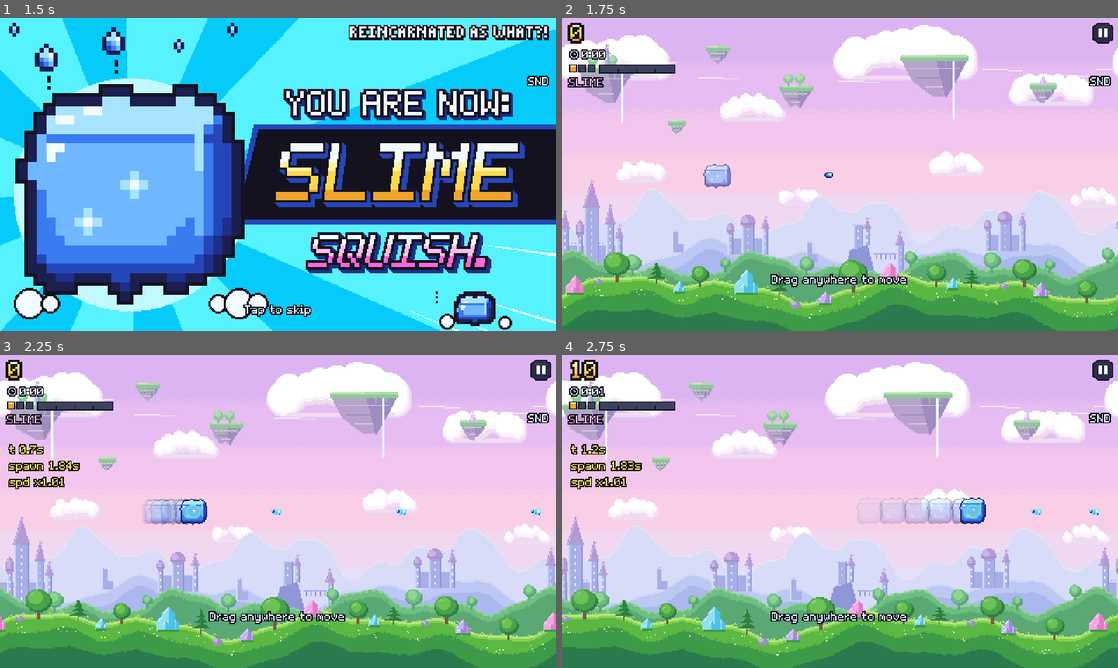
Above: before the commit, frames 1-4 (two rows, left to right).
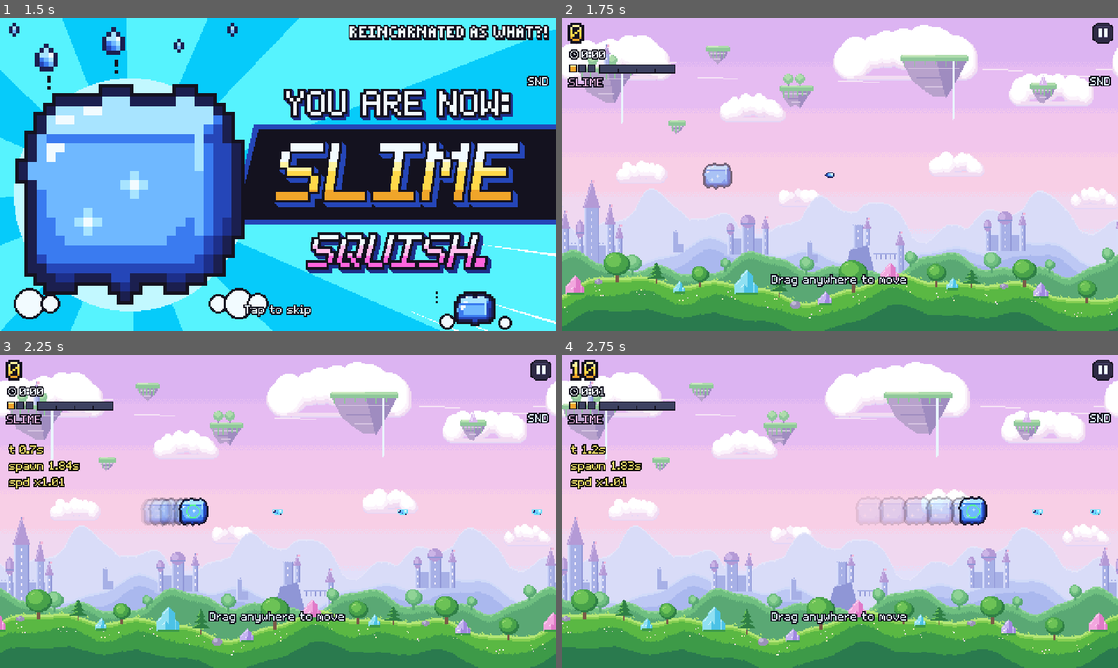
Above: after the commit, the same moments.

Repository: thongdo05/reincarnated-as-what
Game: Godot game, scene res://scenes/main.tscn
Same seed, same stepped clock (60 frames per second), same inputs: the game is played once before the commit and once after it.
Inputs (mouse positions are in pixels of both pictures, inside the frame that each line leads up to):
- Up to frame 1 (1.5 s): click "SND" at 0.5 s; click "OFF" at 1.25 s
- Up to frame 2 (1.75 s): no input
- Up to frame 3 (2.25 s): tap Enter at 2 s; move the mouse to (400, 495) at 2.02 s; hold D from 2.03 s (still down); tap H at 2.1 s; click (400, 495) at 2.17 s
- Up to frame 4 (2.75 s): keep holding D

Frame 1 is identical in both runs. In frame 2, less than 0.1% of the frame differs, in the area x 25-49%, y 46-55%; in frame 3, 0.3%; in frame 4, 0.3%, in the area x 56-97%, y 45-55%.

Commit message:
Ring player sprites so they separate from the pastel sky.
Batch 5 adds a 1 px outline on every player body, idle sheet, and form flash/rim, and redraws the split slimes at 18/22/26. Anchors move with the art. Full-form hitboxes stay on the pre-ring shapes. Split cores are 3.6 / 4.5 / 5.4. Death pops stay small through 34 px, and the split afterimage is 3 fainter copies.

Co-authored-by: thongdo05 <thongdo05@users.noreply.github.com>

Diff:
--- a/art/hitboxes.json
+++ b/art/hitboxes.json
@@ -12,10 +12,10 @@
     "hurt": [{ "type": "circle", "center": [0, 0], "r": 3.6 }]
   },
   "slime_small_r2.png": {
-    "hurt": [{ "type": "circle", "center": [0, 0], "r": 3.6 }]
+    "hurt": [{ "type": "circle", "center": [0, 0], "r": 4.5 }]
   },
   "slime_small_r3.png": {
-    "hurt": [{ "type": "circle", "center": [0, 0], "r": 3.6 }]
+    "hurt": [{ "type": "circle", "center": [0, 0], "r": 5.4 }]
   },
   "goblin_r1.png": {
     "hurt": [{ "type": "circle", "center": [1, 4], "r": 4.6 }]
--- a/scripts/art_library.gd
+++ b/scripts/art_library.gd
@@ -80,8 +80,14 @@
 
 ## Circle radius whose diameter is pct of the average art-box side.
 ## pct stays inside 0.50-0.65 so the hitbox is smaller than the sprite.
+## Ringed player forms store was_art_bbox. A radius taken from the box uses
+## that pre-ring measurement, so the outline does not change the result.
 static func radius_for(file_name: String, pct: float) -> float:
+	var data := entry(file_name)
 	var box := art_bbox(file_name)
+	if data.has("was_art_bbox"):
+		var old: Array = data["was_art_bbox"]
+		box = Vector2(float(old[0]), float(old[1]))
 	var band := clampf(pct, 0.50, 0.65)
 	return band * (box.x + box.y) * 0.25
 
--- a/scripts/fx_timeline.gd
+++ b/scripts/fx_timeline.gd
@@ -30,8 +30,12 @@
 		return "tease"
 	return "card"
 
+## The readability ring adds 2 px. 34 keeps slime r3, and cat r3 when the
+## frame size is used instead of art_bbox, on the small pop they had before.
+const POP_LARGE_ABOVE := 34.0
+
 static func pop_file(box: Vector2) -> String:
-	if maxf(box.x, box.y) > 32.0:
+	if maxf(box.x, box.y) > POP_LARGE_ABOVE:
 		return "fx/fx_death_pop_l.png"
 	return "fx/fx_death_pop_s.png"
 
--- a/scripts/player_ship.gd
+++ b/scripts/player_ship.gd
@@ -34,6 +34,15 @@
 
 const REGROW_SECONDS := 15.0
 
+## Afterimages behind a moving slime. The split body is small on the pastel
+## sky, so it keeps fewer, fainter copies than the full form.
+const TRAIL_COPIES := 5
+const TRAIL_ALPHA_FAR := 0.10
+const TRAIL_ALPHA_NEAR := 0.38
+const SPLIT_TRAIL_COPIES := 3
+const SPLIT_TRAIL_ALPHA_FAR := 0.08
+const SPLIT_TRAIL_ALPHA_NEAR := 0.25
+
 func setup(id: int, start: Vector2) -> void:
 	form_id = id
 	position = start
@@ -142,8 +151,7 @@
 		return
 	_trail_timer = 0.045
 	_trail.push_front(position)
-	while _trail.size() > 5:
-		_trail.pop_back()
+	_trim_trail()
 
 func set_rank(index: int) -> void:
 	rank_index = index
@@ -202,12 +210,29 @@
 	var size := tex.get_size() * 2.0
 	draw_texture_rect(tex, Rect2(Vector2(-size.x * 0.5, -60.0), size), false)
 
+func _trail_copies() -> int:
+	return SPLIT_TRAIL_COPIES if small else TRAIL_COPIES
+
+func _trail_alpha(age_index: int) -> float:
+	var copies := _trail_copies()
+	var far := SPLIT_TRAIL_ALPHA_FAR if small else TRAIL_ALPHA_FAR
+	var near := SPLIT_TRAIL_ALPHA_NEAR if small else TRAIL_ALPHA_NEAR
+	if copies <= 1:
+		return near
+	return lerpf(far, near, float(age_index) / float(copies - 1))
+
+func _trim_trail() -> void:
+	var copies := _trail_copies()
+	while _trail.size() > copies:
+		_trail.pop_back()
+
 func _draw_body(file: String) -> void:
 	if form_id == FormCatalog.Id.SLIME:
+		_trim_trail()
 		var i := _trail.size()
 		for point in _trail:
 			i -= 1
-			var tint := Color(1, 1, 1, 0.10 + 0.07 * float(i))
+			var tint := Color(1, 1, 1, _trail_alpha(i))
 			ArtLibrary.draw_loop(self, file, _wobble, point - position, tint)
 	ArtLibrary.draw_loop(self, file, _wobble)
 
--- a/tests/smoke.gd
+++ b/tests/smoke.gd
@@ -280,6 +280,13 @@
 		if absf(got.x - float(anchor[0])) > 0.01 or absf(got.y - float(anchor[1])) > 0.01:
 			push_error("anchor mismatch for %s" % file_name)
 			failed += 1
+		var category := str(entry.get("category", ""))
+		if category == "player_form" or category == "player_form_split" or category == "fx_form_overlay":
+			var tex := ArtLibrary.texture(file_name)
+			var size: Array = entry["size"]
+			if tex == null or tex.get_width() != int(size[0]) or tex.get_height() != int(size[1]):
+				push_error("%s did not import at its manifest size" % file_name)
+				failed += 1
 	for parked in ["vending_machine_r1.png", "vending_machine_r3.png", "cat_r2.png", "demon_lord_r1.png", "demon_lord_r3.png"]:
 		if not ArtLibrary.has_file(parked):
 			push_error("parked form art missing: %s" % parked)
@@ -326,6 +333,11 @@
 					failed += 1
 	if FormCatalog.core_radius(FormCatalog.Id.SLIME, 0, false) <= FormCatalog.core_radius(FormCatalog.Id.GOBLIN, 0, false):
 		push_error("slime's hitbox should stay larger than the goblin's")
+		failed += 1
+	var kept := ArtLibrary.radius_for("vending_machine_r1.png", 0.62)
+	var from_old := 0.62 * (23.0 + 40.0) * 0.25
+	if absf(kept - from_old) > 0.01:
+		push_error("a radius taken from art_bbox should stay on the pre-ring box")
 		failed += 1
 	var wolf := SpawnDirector.body_radius(SpawnDirector.WOLF)
 	var eye := SpawnDirector.body_radius(SpawnDirector.EYE)
@@ -718,6 +730,11 @@
 	for rank in 3:
 		var slime_r := HitLibrary.max_part_radius(str(FormCatalog.rank_spec(FormCatalog.Id.SLIME, rank)["sprite"]), "hurt")
 		var goblin_r := HitLibrary.max_part_radius(str(FormCatalog.rank_spec(FormCatalog.Id.GOBLIN, rank)["sprite"]), "hurt")
+		var full_expect: float = [5.5, 6.4, 7.3][rank]
+		var goblin_expect: float = [4.6, 5.2, 5.8][rank]
+		if absf(slime_r - full_expect) > 0.01 or absf(goblin_r - goblin_expect) > 0.01:
+			push_error("full-form cores should stay put (slime %s goblin %s)" % [slime_r, goblin_r])
+			failed += 1
 		if slime_r <= goblin_r:
 			push_error("the slime core should stay a bigger target than the goblin")
 			failed += 1
@@ -730,6 +747,10 @@
 		var small_r := HitLibrary.max_part_radius(str(FormCatalog.rank_spec(FormCatalog.Id.SLIME, rank)["sprite_small"]), "hurt")
 		if small_r >= slime_r:
 			push_error("the split slime core should be smaller")
+			failed += 1
+		var split_expect: float = [3.6, 4.5, 5.4][rank]
+		if absf(small_r - split_expect) > 0.01:
+			push_error("split slime r%d hurt radius should be %.1f, got %s" % [rank + 1, split_expect, small_r])
 			failed += 1
 		prev_slime = slime_r
 		prev_goblin = goblin_r
@@ -1279,11 +1300,21 @@
 		if stage != str(sample[1]):
 			push_error("death t=%.3f should be %s, got %s" % [float(sample[0]), sample[1], stage])
 			failed += 1
-	if FxTimeline.pop_file(Vector2(24, 24)) != "fx/fx_death_pop_s.png" or FxTimeline.pop_file(Vector2(32, 32)) != "fx/fx_death_pop_s.png":
-		push_error("forms up to 32 px should pop small")
-		failed += 1
-	if FxTimeline.pop_file(Vector2(32, 36)) != "fx/fx_death_pop_l.png" or FxTimeline.pop_file(Vector2(40, 48)) != "fx/fx_death_pop_l.png":
+	if FxTimeline.pop_file(Vector2(24, 24)) != "fx/fx_death_pop_s.png" or FxTimeline.pop_file(Vector2(34, 34)) != "fx/fx_death_pop_s.png":
+		push_error("forms up to 34 px should pop small")
+		failed += 1
+	if FxTimeline.pop_file(Vector2(35, 34)) != "fx/fx_death_pop_l.png" or FxTimeline.pop_file(Vector2(40, 48)) != "fx/fx_death_pop_l.png":
 		push_error("big forms should pop large")
+		failed += 1
+	if FxTimeline.pop_file(ArtLibrary.art_bbox("slime_r3.png")) != "fx/fx_death_pop_s.png":
+		push_error("ringed slime r3 should keep the small death pop")
+		failed += 1
+	if FxTimeline.pop_file(ArtLibrary.art_bbox("cat_r3.png")) != "fx/fx_death_pop_s.png":
+		push_error("cat r3 should keep the small death pop")
+		failed += 1
+	var cat_size: Array = ArtLibrary.entry("cat_r3.png")["size"]
+	if FxTimeline.pop_file(Vector2(float(cat_size[0]), float(cat_size[1]))) != "fx/fx_death_pop_s.png":
+		push_error("cat r3 frame size should still pop small")
 		failed += 1
 	for crowned in ["goblin_r1.png", "goblin_r2.png", "goblin_r3.png", "cat_r3.png", "demon_lord_r3.png", "slime_r3.png", "slime_small_r3.png"]:
 		if not FxTimeline.wears_crown(crowned):
Binary file changed: art/cat_r1.png
Binary file changed: art/cat_r1_idle.png
Binary file changed: art/cat_r2.png
Binary file changed: art/cat_r2_idle.png
Binary file changed: art/cat_r3.png
Binary file changed: art/cat_r3_idle.png
Binary file changed: art/demon_lord_r1.png
Binary file changed: art/demon_lord_r1_idle.png
Binary file changed: art/demon_lord_r2.png
Binary file changed: art/demon_lord_r2_idle.png
Binary file changed: art/demon_lord_r3.png
Binary file changed: art/demon_lord_r3_idle.png
(and 62 more such lines)
